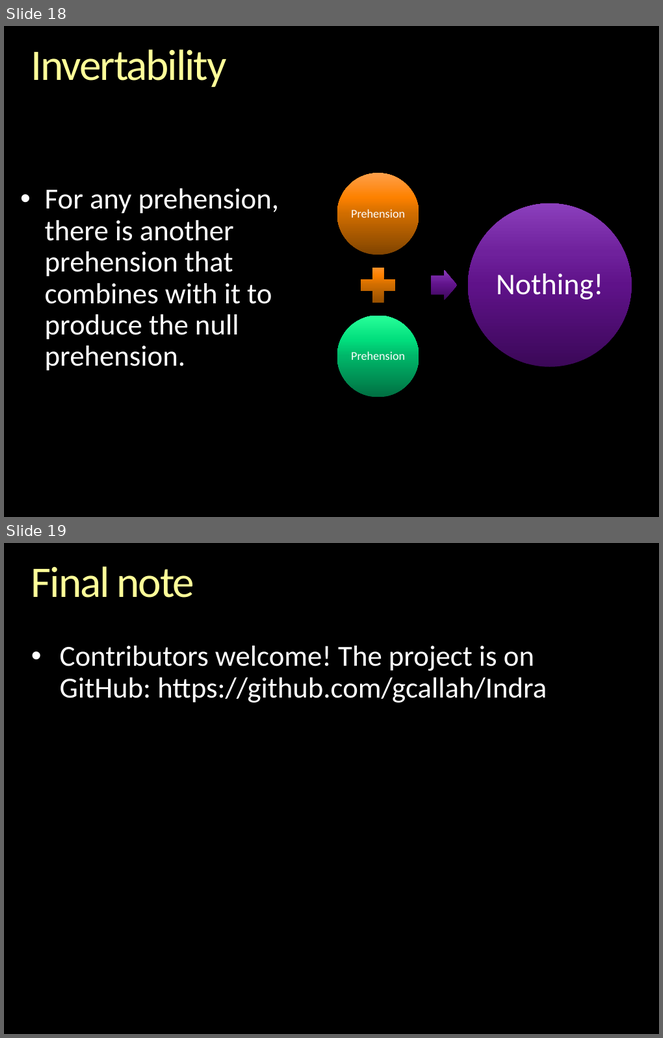
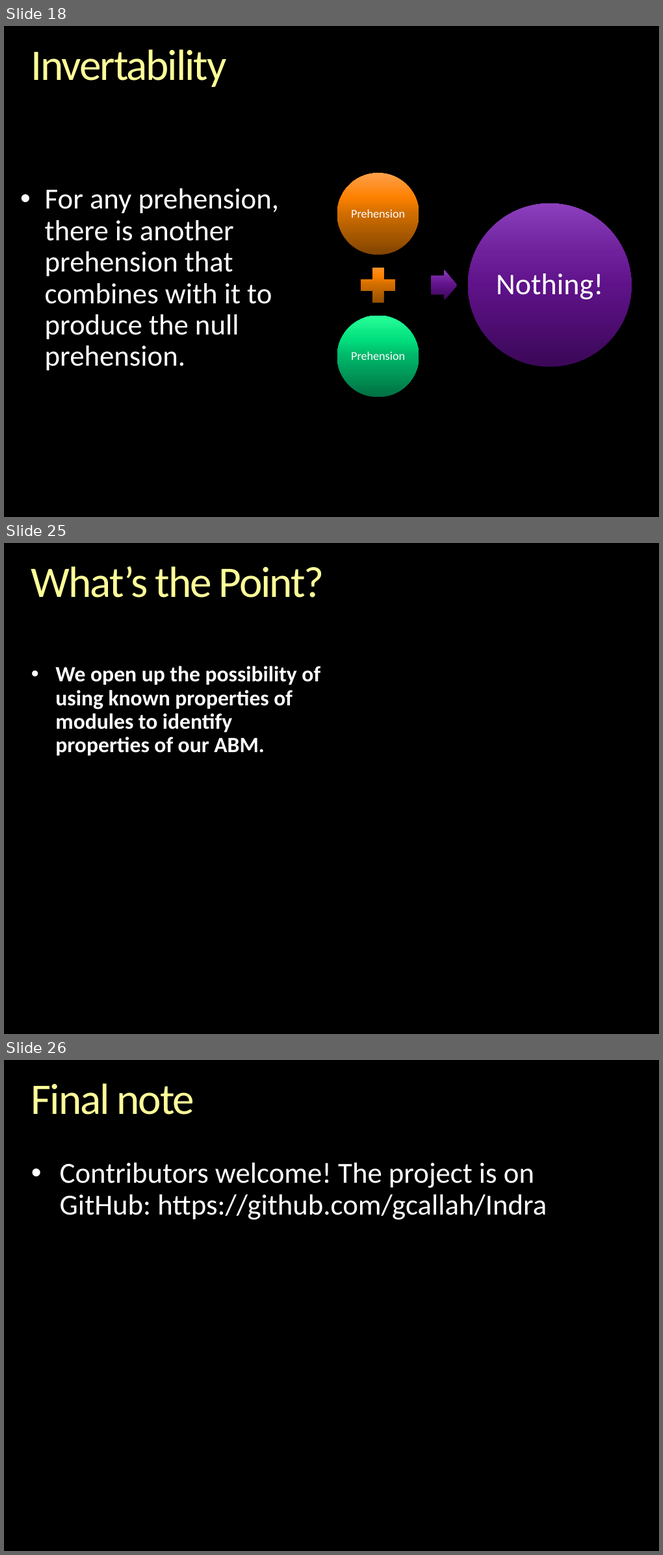
Before and after one commit to gcallah/indras_net, a slide deck: docs/ABMsAsAlgebraic.pptx. Shown one above the other, each under a label of ours: slides 18 and 19 before the commit, slides 18, 25 and 26 after it; the slides between them are not shown. The pictures are 663x1038 and 663x1555 pixels, drawn with LibreOffice and Linux fonts; fonts in the diff are those of the drawing; background and template pictures are left out. Boxes give left, top, right and bottom in pixels: in the first picture for what was removed or moved away, otherwise in the second. Text is boxed around its words. In the diff, an @@ line names an element or a change of style, - is before the commit and + after.

```diff
--- a/docs/ABMsAsAlgebraic.pptx
+++ b/docs/ABMsAsAlgebraic.pptx
@@ slide 25 added at (x1=4, y1=543, x2=659, y2=1034), background picture (left out) @@
@@ title added at (x1=31, y1=566, x2=324, y2=598), 48 pt, text gradient #FFFFB9 to #FFFF99 to #F6AE1E @@
+What’s the Point?
@@ text added at (x1=55, y1=666, x2=321, y2=756), 24 pt, text #FFFFFF, bold @@
+    • We open up the possibility of using known properties of modules to identify properties of our ABM.
@@ what was slide 19 is now slide 26 @@
```
Also in this commit, not shown: 5 slides changed, 7 other slides added, 1 other file.
